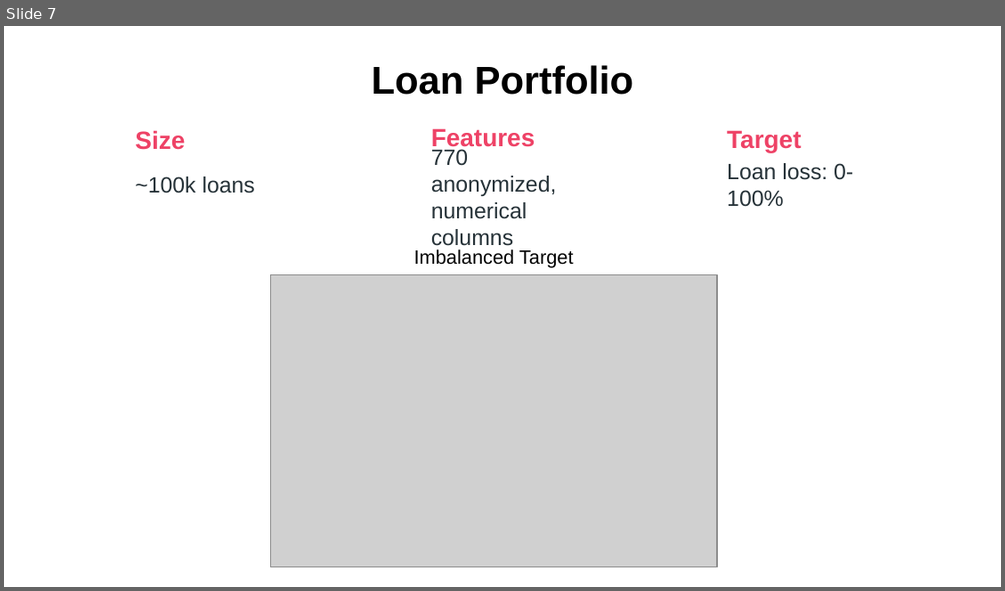
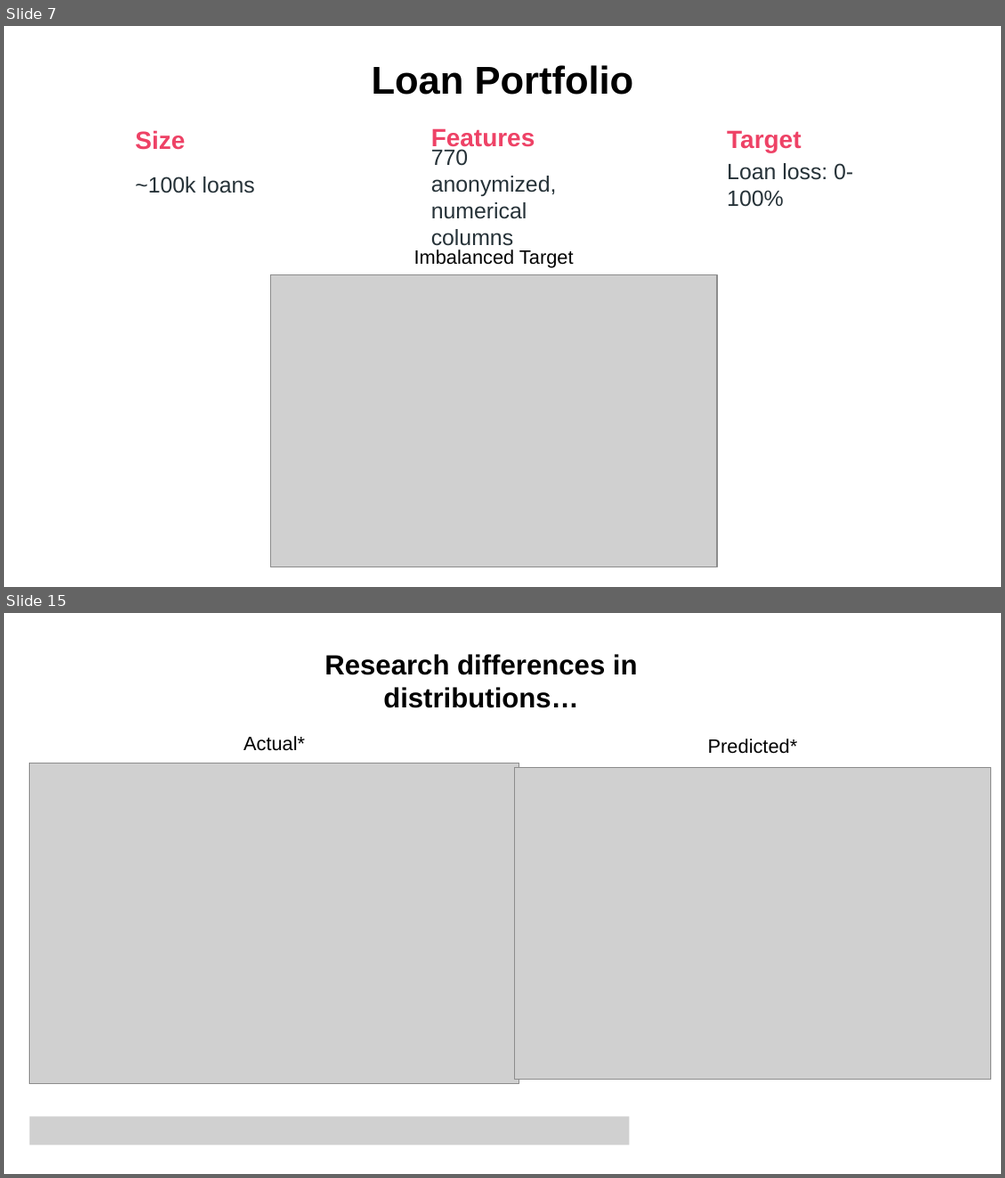
Before and after one commit to mdominguez2010/Loan-Loss, a slide deck: presentation/presentation_final_draft.pptx. Shown one above the other, each under a label of ours: slide 7 before the commit, slides 7 and 15 after it; the slides between them are not shown. The pictures are 1005x591 and 1005x1178 pixels, drawn with LibreOffice and Linux fonts; fonts in the diff are those of the drawing; grey boxes stand for pictures. Boxes give left, top, right and bottom in pixels: in the first picture for what was removed or moved away, otherwise in the second. Text is boxed around its words. In the diff, an @@ line names an element or a change of style, - is before the commit and + after.

```diff
--- a/presentation/presentation_final_draft.pptx
+++ b/presentation/presentation_final_draft.pptx
@@ slide 15 added at box(4, 613, 1001, 1174), background #FFFFFF @@
@@ text added at box(324, 654, 638, 708), 20 pt, text #000000, bold @@
+Research differences in distributions…
@@ text added at box(243, 736, 305, 751), 14 pt, text #000000 @@
+Actual*
@@ text added at box(708, 738, 798, 754), 14 pt, text #000000 @@
+Predicted*
@@ picture added at box(30, 763, 519, 1083) @@
@@ picture added at box(514, 768, 991, 1079) @@
@@ picture added at box(30, 1117, 630, 1145) @@
```
Also in this commit, not shown: 3 slides changed, 2 other slides added, 2 slides removed, 1 other file.
